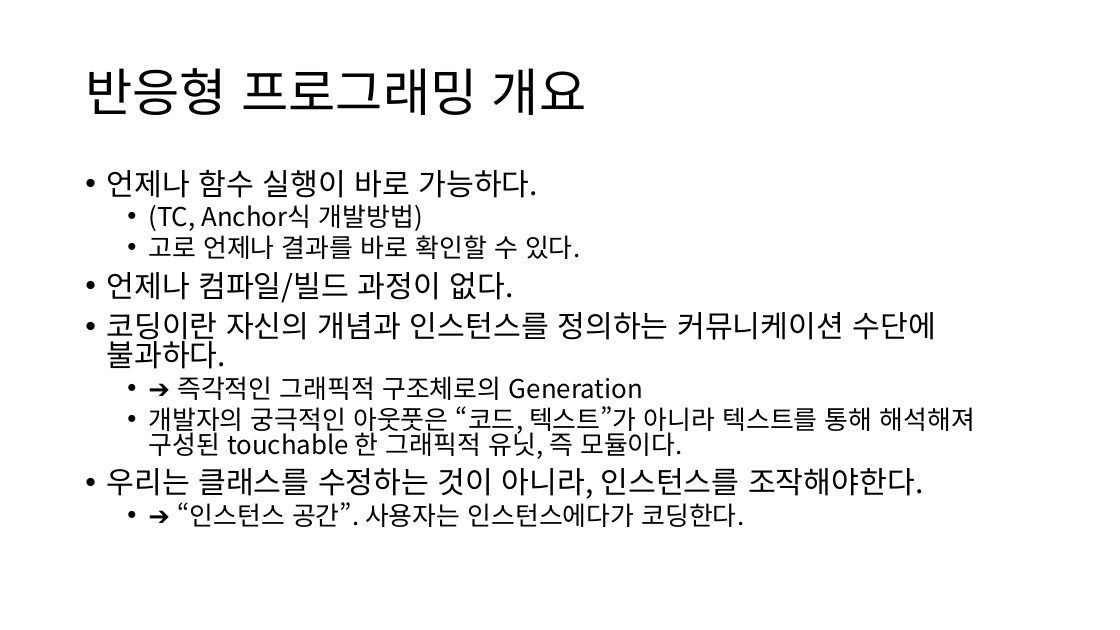
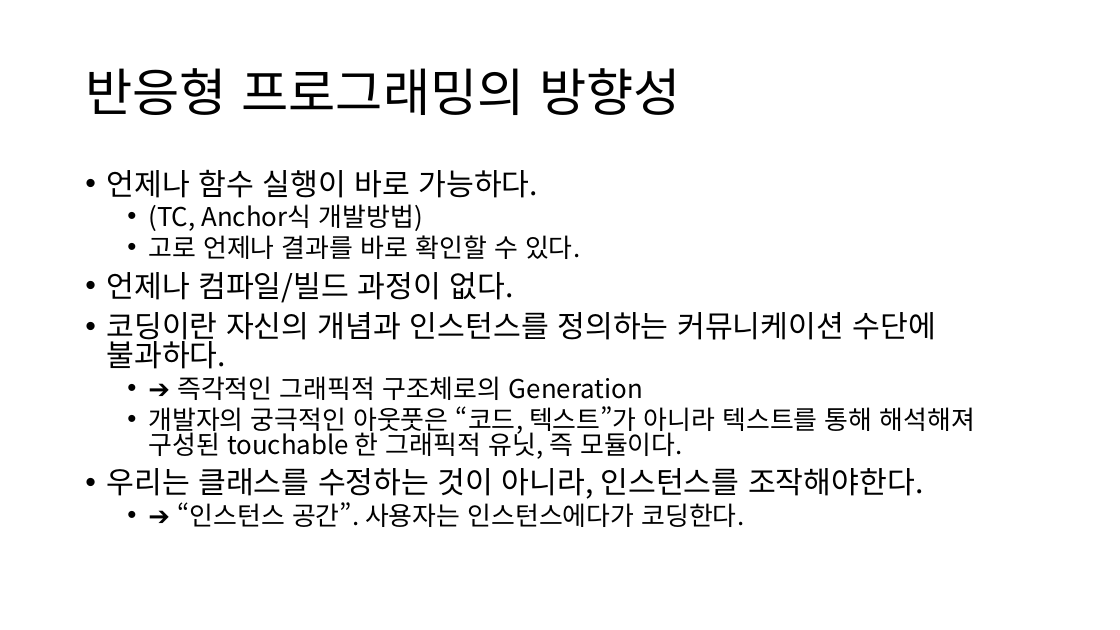
Before and after one commit to namulang/namu, a slide deck: slide 9 of docs/ideation/World.overall.conceptual.ideation.pptx. Drawn at 1120x630 pixels with LibreOffice and Linux fonts; fonts in the diff are those of the drawing. Boxes give left, top, right and bottom in pixels: in the first picture for what was removed or moved away, otherwise in the second. Text is boxed around its words. In the diff, an @@ line names an element or a change of style, - is before the commit and + after.

```diff
--- a/docs/ideation/World.overall.conceptual.ideation.pptx
+++ b/docs/ideation/World.overall.conceptual.ideation.pptx
@@ title at (x1=85, y1=68, x2=681, y2=115): text changed @@
-반응형 프로그래밍 개요
+반응형 프로그래밍의 방향성
```
Also in this commit, not shown: 4 other slides changed, 10 slides added.
